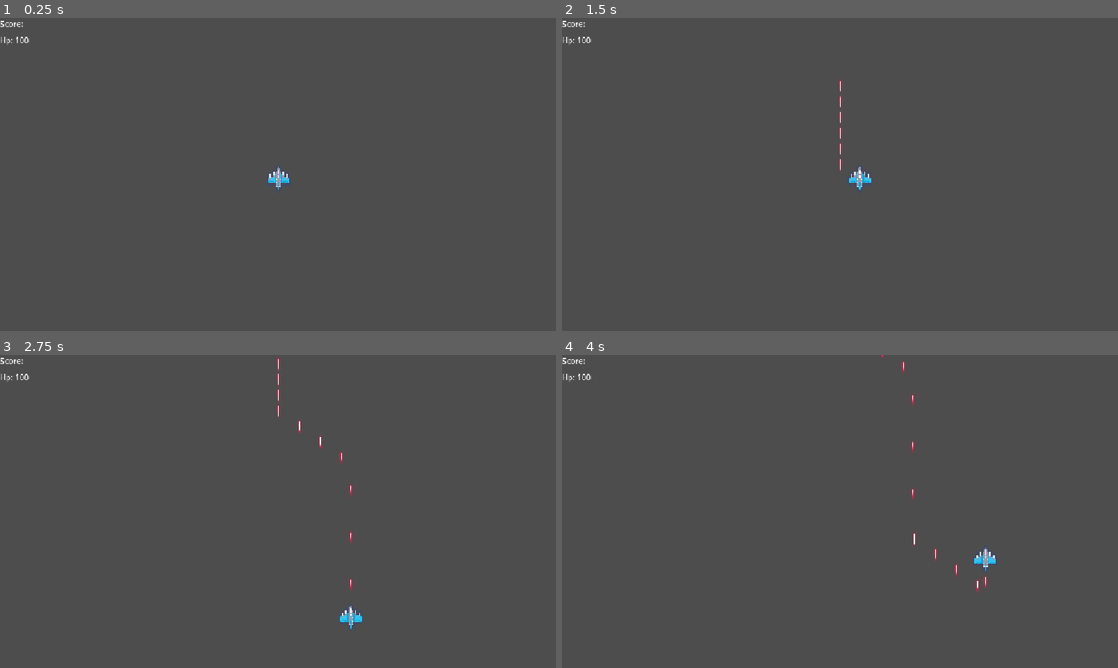
Above: before the commit, frames 1-4 (two rows, left to right).
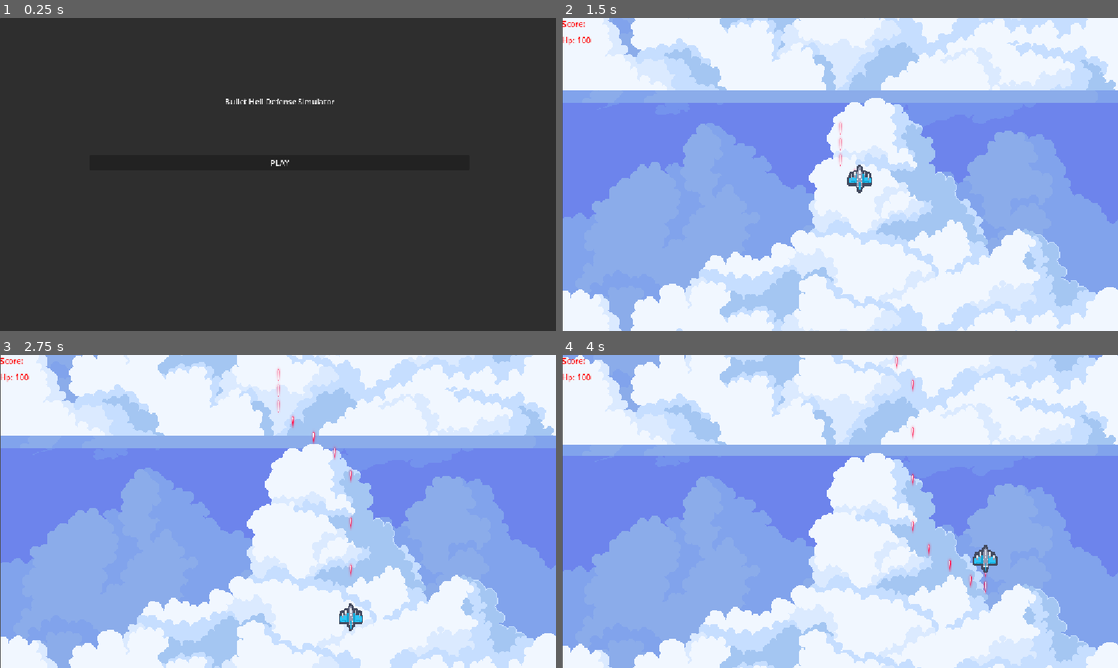
Above: after the commit, the same moments.

Repository: CuttSuki/sky-bullet-hell
Game: Godot game, scene res://Scenes/intro.tscn
Two runs of this game, one before a commit and one after it. Both use one fixed random seed, a clock stepped at 60 frames per second and the inputs below. Before the commit the project starts from res://Scenes/main.tscn. Sound files missing from this copy of the repository are replaced by a short silence.
Inputs (mouse positions are in pixels of both pictures, inside the frame that each line leads up to):
- Up to frame 1 (0.25 s): no input
- Up to frame 2 (1.5 s): click (840, 161) at 0.5 s, where only the run after the commit has a clickable "PLAY"; hold Right (ui_right) from 1.28 s (still down)
- Up to frame 3 (2.75 s): release Right (ui_right) at 2.03 s; hold Down (ui_down) from 2.03 s (still down)
- Up to frame 4 (4 s): release Down (ui_down) at 2.78 s; hold Right (ui_right) 2.78-3.53 s; hold Up (ui_up) from 3.53 s (still down)

The runs differ from the first frame. In frame 1, 100% of the frame differs, in the area x 0-100%, y 0-100%; in frame 2, 100%; in frame 3, 100%; in frame 4, 100%.

Commit message:
Update: Release Build

Diff:
--- a/Scenes/BulletPatterns/bullet_pattern_shotgun.gd
+++ b/Scenes/BulletPatterns/bullet_pattern_shotgun.gd
@@ -3,7 +3,7 @@
 @export var num_of_hits: int = 1
 @export var multi_cd: float = 0.5
 func _ready() -> void:
-	num_of_hits = randi() % 3
+	num_of_hits = max(randi() % 3, 1)
 
 func _set_bullet():
 	var bullet_count := 10
--- a/Scenes/Bullets/bullet.tscn
+++ b/Scenes/Bullets/bullet.tscn
@@ -9,6 +9,7 @@
 [node name="Bullet" type="CharacterBody2D" unique_id=1866320969]
 collision_layer = 2
 script = ExtResource("1_qngn8")
+attack = 20
 speed = 100
 
 [node name="Sprite2D" type="Sprite2D" parent="." unique_id=727693937]
--- /dev/null
+++ b/Scenes/Bullets/bullet_2.tscn
@@ -0,0 +1,21 @@
+[gd_scene format=3 uid="uid://cki6vittnbker"]
+
+[ext_resource type="Script" uid="uid://dlj4b2gv2mm4o" path="res://Scripts/bullet.gd" id="1_ggbv4"]
+[ext_resource type="Texture2D" uid="uid://cief47vgmpuse" path="res://Assets/Sprites - Lasers Bullets #1 [66]v2.5/Laser Sprites/18.png" id="2_ggbv4"]
+
+[sub_resource type="RectangleShape2D" id="RectangleShape2D_hbcgk"]
+size = Vector2(23, 9)
+
+[node name="Bullet" type="CharacterBody2D" unique_id=1866320969]
+collision_layer = 2
+script = ExtResource("1_ggbv4")
+attack = 30
+speed = 400
+
+[node name="Sprite2D" type="Sprite2D" parent="." unique_id=727693937]
+scale = Vector2(0.1, 0.1)
+texture = ExtResource("2_ggbv4")
+
+[node name="CollisionShape2D" type="CollisionShape2D" parent="." unique_id=582703938]
+position = Vector2(-0.5, -0.5)
+shape = SubResource("RectangleShape2D_hbcgk")
--- /dev/null
+++ b/Scenes/Bullets/player_bullet.tscn
@@ -0,0 +1,21 @@
+[gd_scene format=3 uid="uid://cq3jeg81fl6mo"]
+
+[ext_resource type="Script" uid="uid://dlj4b2gv2mm4o" path="res://Scripts/bullet.gd" id="1_c845f"]
+[ext_resource type="Texture2D" uid="uid://bsip8o8jglbri" path="res://Assets/Sprites - Lasers Bullets #1 [66]v2.5/Laser Sprites/14.png" id="2_ljjqt"]
+
+[sub_resource type="RectangleShape2D" id="RectangleShape2D_hbcgk"]
+size = Vector2(23, 9)
+
+[node name="PlayerBullet" type="CharacterBody2D" unique_id=1866320969]
+collision_layer = 2
+script = ExtResource("1_c845f")
+attack = 40
+speed = 100
+
+[node name="Sprite2D" type="Sprite2D" parent="." unique_id=727693937]
+scale = Vector2(0.1, 0.1)
+texture = ExtResource("2_ljjqt")
+
+[node name="CollisionShape2D" type="CollisionShape2D" parent="." unique_id=582703938]
+position = Vector2(-0.5, -0.5)
+shape = SubResource("RectangleShape2D_hbcgk")
--- a/Scenes/Enemies/ship_1.tscn
+++ b/Scenes/Enemies/ship_1.tscn
@@ -1,15 +1,19 @@
 [gd_scene format=3 uid="uid://c2eoe5l4bn2nr"]
 
 [ext_resource type="Script" uid="uid://dltu56lx3mmwt" path="res://Scripts/enemy.gd" id="1_dyd8j"]
-[ext_resource type="Texture2D" uid="uid://brc5l88cq8b3r" path="res://Assets/kenney_pixelshmup/towerDefense_tile271.png" id="2_nx1jl"]
+[ext_resource type="Texture2D" uid="uid://bbmilv4oms24b" path="res://Assets/kenney_pixelshmup/Ships/basic_enemy_red.png" id="2_dyd8j"]
 [ext_resource type="Script" uid="uid://cc4ltkvit2kop" path="res://Scripts/bullet_pattern.gd" id="3_2bcja"]
 [ext_resource type="PackedScene" uid="uid://cf7f1gbvaydjs" path="res://Scenes/Bullets/bullet.tscn" id="4_jc5cp"]
+
+[sub_resource type="AtlasTexture" id="AtlasTexture_nx1jl"]
+atlas = ExtResource("2_dyd8j")
+region = Rect2(0, 0, 32, 32)
 
 [sub_resource type="SpriteFrames" id="SpriteFrames_613su"]
 animations = [{
 "frames": [{
 "duration": 1.0,
-"texture": ExtResource("2_nx1jl")
+"texture": SubResource("AtlasTexture_nx1jl")
 }],
 "loop": 1,
 "name": &"default",
@@ -26,7 +30,7 @@
 hurt_box = NodePath("Hurtbox")
 
 [node name="AnimatedSprite2D" type="AnimatedSprite2D" parent="." unique_id=1005584875]
-scale = Vector2(0.3, 0.221)
+scale = Vector2(0.8, 0.589)
 sprite_frames = SubResource("SpriteFrames_613su")
 
 [node name="Hurtbox" type="Area2D" parent="." unique_id=537899828]
--- /dev/null
+++ b/Scenes/Enemies/ship_3.tscn
@@ -0,0 +1,69 @@
+[gd_scene format=3 uid="uid://cyr2ten7sxsqh"]
+
+[ext_resource type="Script" uid="uid://dltu56lx3mmwt" path="res://Scripts/enemy.gd" id="1_jd1cp"]
+[ext_resource type="Texture2D" uid="uid://carr4jqi7y6yf" path="res://Assets/kenney_pixelshmup/Ships/yellow_ship.png" id="2_jd1cp"]
+[ext_resource type="Script" uid="uid://c64qic8rd8hn0" path="res://Scripts/enemy_3_bullet_pattern.gd" id="3_jd1cp"]
+[ext_resource type="PackedScene" uid="uid://cki6vittnbker" path="res://Scenes/Bullets/bullet_2.tscn" id="4_jd1cp"]
+
+[sub_resource type="AtlasTexture" id="AtlasTexture_q2epq"]
+atlas = ExtResource("2_jd1cp")
+region = Rect2(0, 0, 32, 32)
+
+[sub_resource type="SpriteFrames" id="SpriteFrames_613su"]
+animations = [{
+"frames": [{
+"duration": 1.0,
+"texture": SubResource("AtlasTexture_q2epq")
+}],
+"loop": 1,
+"name": &"default",
+"speed": 5.0
+}]
+
+[sub_resource type="RectangleShape2D" id="RectangleShape2D_hbcgk"]
+size = Vector2(27, 28.666668)
+
+[node name="Enemy3" type="CharacterBody2D" unique_id=1445541414 node_paths=PackedStringArray("hurt_box")]
+scale = Vector2(2, 2)
+script = ExtResource("1_jd1cp")
+hp = 200
+speed = 30
+hurt_box = NodePath("Hurtbox")
+
+[node name="AnimatedSprite2D" type="AnimatedSprite2D" parent="." unique_id=1005584875]
+scale = Vector2(0.8, 0.589)
+sprite_frames = SubResource("SpriteFrames_613su")
+
+[node name="Hurtbox" type="Area2D" parent="." unique_id=537899828]
+collision_mask = 3
+
+[node name="CollisionShape2D" type="CollisionShape2D" parent="Hurtbox" unique_id=2098213323]
+shape = SubResource("RectangleShape2D_hbcgk")
+
+[node name="RapidFireBulletPattern" type="Node2D" parent="." unique_id=257227781 node_paths=PackedStringArray("parent", "aim_group")]
+script = ExtResource("3_jd1cp")
+num_of_hits = 5
+multi_cd = 0.2
+parent = NodePath("..")
+bullet_path = ExtResource("4_jd1cp")
+cooldown = 4.0
+aim_group = NodePath("../AimGroup")
+metadata/_custom_type_script = "uid://cc4ltkvit2kop"
+
+[node name="AimGroup" type="Node2D" parent="." unique_id=628360709]
+
+[node name="Marker2D" type="Marker2D" parent="AimGroup" unique_id=1696073129]
+position = Vector2(4.6666665, -6.666667)
+scale = Vector2(0.1, 0.1)
+
+[node name="Marker2D2" type="Marker2D" parent="AimGroup" unique_id=755536756]
+position = Vector2(4.666667, -4.666667)
+scale = Vector2(0.1, 0.1)
+
+[node name="Marker2D3" type="Marker2D" parent="AimGroup" unique_id=1894981244]
+position = Vector2(4.6666665, 4.666667)
+scale = Vector2(0.1, 0.1)
+
+[node name="Marker2D4" type="Marker2D" parent="AimGroup" unique_id=262940726]
+position = Vector2(4.666667, 6.666667)
+scale = Vector2(0.1, 0.1)
--- a/Scenes/Item/healing_item.tscn
+++ b/Scenes/Item/healing_item.tscn
@@ -21,7 +21,7 @@
 }]
 
 [node name="HealingItem" type="CharacterBody2D" unique_id=782139051]
-scale = Vector2(0.2, 0.2)
+scale = Vector2(0.5, 0.5)
 collision_layer = 4
 script = ExtResource("1_hv1w1")
 heal_amount = 10
--- a/Scenes/Item/large_healing_item.tscn
+++ b/Scenes/Item/large_healing_item.tscn
@@ -21,7 +21,7 @@
 }]
 
 [node name="LargeHealingItem" type="CharacterBody2D" unique_id=782139051]
-scale = Vector2(0.2, 0.2)
+scale = Vector2(0.5, 0.5)
 collision_layer = 4
 script = ExtResource("1_v4blx")
 heal_amount = 70
--- a/Scenes/Item/medium_healing_item.tscn
+++ b/Scenes/Item/medium_healing_item.tscn
@@ -21,7 +21,7 @@
 }]
 
 [node name="MediumHealingItem" type="CharacterBody2D" unique_id=782139051]
-scale = Vector2(0.2, 0.2)
+scale = Vector2(0.5, 0.5)
 collision_layer = 4
 script = ExtResource("1_jyxpf")
 heal_amount = 50
--- /dev/null
+++ b/Scenes/audio_manager.tscn
@@ -0,0 +1,6 @@
+[gd_scene format=3 uid="uid://b7axk1gcc8drs"]
+
+[ext_resource type="Script" uid="uid://blmphl6wqjdb3" path="res://Scripts/audio_manager.gd" id="1_sm2tf"]
+
+[node name="AudioManager" type="Node2D" unique_id=1987600058]
+script = ExtResource("1_sm2tf")
--- /dev/null
+++ b/Scenes/intro.tscn
@@ -0,0 +1,34 @@
+[gd_scene format=3 uid="uid://c4ws54u4uu8m3"]
+
+[ext_resource type="Script" uid="uid://c07erl6la7n00" path="res://Scripts/play_button.gd" id="1_b226h"]
+
+[node name="Intro" type="Node2D" unique_id=237775218]
+
+[node name="BackgroundPanel" type="Panel" parent="." unique_id=592855371]
+offset_right = 1158.0
+offset_bottom = 656.0
+
+[node name="VBoxContainer" type="VBoxContainer" parent="BackgroundPanel" unique_id=65932018]
+layout_mode = 1
+anchors_preset = 8
+anchor_left = 0.5
+anchor_top = 0.5
+anchor_right = 0.5
+anchor_bottom = 0.5
+offset_left = -393.5
+offset_top = -167.5
+offset_right = 393.5
+offset_bottom = 167.5
+grow_horizontal = 2
+grow_vertical = 2
+theme_override_constants/separation = 100
+
+[node name="Label" type="Label" parent="BackgroundPanel/VBoxContainer" unique_id=642020387]
+layout_mode = 2
+text = "Bullet Hell Defense Simulator"
+horizontal_alignment = 1
+
+[node name="PlayButton" type="Button" parent="BackgroundPanel/VBoxContainer" unique_id=535224757]
+layout_mode = 2
+text = "PLAY"
+script = ExtResource("1_b226h")
--- a/Scenes/main.tscn
+++ b/Scenes/main.tscn
@@ -6,7 +6,11 @@
 [ext_resource type="PackedScene" uid="uid://daduprsugw5uw" path="res://Scenes/parallax.tscn" id="2_21xkr"]
 [ext_resource type="PackedScene" uid="uid://bygahut4l3wc8" path="res://Scenes/BulletPatterns/bullet_pattern.tscn" id="3_8gbba"]
 [ext_resource type="Script" uid="uid://bdu3cmi16l2ky" path="res://Scripts/hud.gd" id="5_kry3j"]
+[ext_resource type="PackedScene" uid="uid://cq3jeg81fl6mo" path="res://Scenes/Bullets/player_bullet.tscn" id="6_344ge"]
 [ext_resource type="Script" uid="uid://bdwgmispe0nwy" path="res://Scripts/item_spawner.gd" id="7_6bp64"]
+[ext_resource type="PackedScene" uid="uid://d37jcjdtfhvuh" path="res://Scenes/Item/healing_item.tscn" id="9_d1ilt"]
+[ext_resource type="PackedScene" uid="uid://dcnt6r8tgnq8g" path="res://Scenes/Item/medium_healing_item.tscn" id="10_6iyac"]
+[ext_resource type="PackedScene" uid="uid://bst62nw2f4iat" path="res://Scenes/Item/large_healing_item.tscn" id="11_fdnlq"]
 
 [sub_resource type="RectangleShape2D" id="RectangleShape2D_hbcgk"]
 size = Vector2(1164, 119)
@@ -17,14 +21,14 @@
 spawner = NodePath("Spawner")
 
 [node name="Parallax" parent="." unique_id=1746295835 instance=ExtResource("2_21xkr")]
-visible = false
 z_index = -4096
 position = Vector2(-8, 161)
 
-[node name="Spawner" type="Node2D" parent="." unique_id=1027306665 node_paths=PackedStringArray("leftmost_side", "rightmost_side")]
+[node name="Spawner" type="Node2D" parent="." unique_id=1027306665 node_paths=PackedStringArray("leftmost_side", "rightmost_side", "player")]
 script = ExtResource("1_bo1nx")
 leftmost_side = NodePath("../Leftmost")
 rightmost_side = NodePath("../Rightmost")
+player = NodePath("../Player")
 
 [node name="Camera2D" type="Camera2D" parent="." unique_id=900103943]
 position = Vector2(569, 383)
@@ -46,6 +50,7 @@
 
 [node name="BulletPattern" parent="Player" unique_id=293320585 node_paths=PackedStringArray("parent") instance=ExtResource("3_8gbba")]
 parent = NodePath("..")
+bullet_path = ExtResource("6_344ge")
 cooldown = 0.2
 
 [node name="Leftmost" type="Marker2D" parent="." unique_id=1643954452]
@@ -54,11 +59,14 @@
 [node name="Rightmost" type="Marker2D" parent="." unique_id=73682019]
 position = Vector2(1120, 14)
 
-[node name="HUD" type="CanvasLayer" parent="." unique_id=1585939451 node_paths=PackedStringArray("health_info", "score_info", "player")]
+[node name="HUD" type="CanvasLayer" parent="." unique_id=1585939451 node_paths=PackedStringArray("health_info", "score_info", "player", "game_over_panel", "total_score", "reset_button")]
 script = ExtResource("5_kry3j")
 health_info = NodePath("VBoxContainer/Health")
 score_info = NodePath("VBoxContainer/Score")
 player = NodePath("../Player")
+game_over_panel = NodePath("GameOverPanel")
+total_score = NodePath("GameOverPanel/VBoxContainer/TotalScore")
+reset_button = NodePath("GameOverPanel/VBoxContainer/ResetButton")
 
 [node name="VBoxContainer" type="VBoxContainer" parent="HUD" unique_id=1394326816]
 offset_right = 357.0
@@ -67,12 +75,57 @@
 [node name="Score" type="RichTextLabel" parent="HUD/VBoxContainer" unique_id=2022259971]
 custom_minimum_size = Vector2(10, 30)
 layout_mode = 2
+theme_override_colors/default_color = Color(1, 0, 0, 1)
 text = "Score:"
 
 [node name="Health" type="RichTextLabel" parent="HUD/VBoxContainer" unique_id=1253662129]
 custom_minimum_size = Vector2(10, 30)
 layout_mode = 2
+theme_override_colors/default_color = Color(1, 0, 0, 1)
 text = "Hp:"
+
+[node name="GameOverPanel" type="Panel" parent="HUD" unique_id=1748623419]
+anchors_preset = 8
+anchor_left = 0.5
+anchor_top = 0.5
+anchor_right = 0.5
+anchor_bottom = 0.5
+offset_left = -322.0
+offset_top = -218.0
+offset_right = 322.0
+offset_bottom = 218.0
+grow_horizontal = 2
+grow_vertical = 2
+size_flags_horizontal = 4
+
+[node name="VBoxContainer" type="VBoxContainer" parent="HUD/GameOverPanel" unique_id=342741606]
+layout_mode = 1
+anchors_preset = 8
+anchor_left = 0.5
+anchor_top = 0.5
+anchor_right = 0.5
+anchor_bottom = 0.5
+offset_left = -211.5
+offset_top = -113.5
+offset_right = 211.5
+offset_bottom = 113.5
+grow_horizontal = 2
+grow_vertical = 2
+alignment = 1
+
+[node name="Label" type="Label" parent="HUD/GameOverPanel/VBoxContainer" unique_id=278597546]
+layout_mode = 2
+text = "Game Over!"
+horizontal_alignment = 1
+
+[node name="TotalScore" type="Label" parent="HUD/GameOverPanel/VBoxContainer" unique_id=710504244]
+layout_mode = 2
+text = "Score: "
+horizontal_alignment = 1
+
+[node name="ResetButton" type="Button" parent="HUD/GameOverPanel/VBoxContainer" unique_id=757601601]
+layout_mode = 2
+text = "RESET"
 
 [node name="ItemContainer" type="Node2D" parent="." unique_id=967175968]
 
@@ -81,3 +134,4 @@
 item_container = NodePath("../ItemContainer")
 leftmost_side = NodePath("../Leftmost")
 rightmost_side = NodePath("../Rightmost")
+item_array = Array[PackedScene]([ExtResource("9_d1ilt"), ExtResource("10_6iyac"), ExtResource("11_fdnlq")])
--- a/Scenes/player.tscn
+++ b/Scenes/player.tscn
@@ -15,7 +15,7 @@
 }]
 
 [sub_resource type="RectangleShape2D" id="RectangleShape2D_hbcgk"]
-size = Vector2(4, 6)
+size = Vector2(4, 4)
 
 [node name="Player" type="CharacterBody2D" unique_id=62100894 node_paths=PackedStringArray("hurt_box")]
 script = ExtResource("1_cvnsp")
--- /dev/null
+++ b/Scripts/audio_manager.gd
@@ -0,0 +1,14 @@
+extends Node2D
+class_name AudioManagerGlobal
+
+
+
+
+func play_sfx(sfx: String):
+	var audio_stream_player: AudioStreamPlayer2D = AudioStreamPlayer2D.new()
+	add_child(audio_stream_player)
+	audio_stream_player.stream = load(sfx)
+	audio_stream_player.play()
+	audio_stream_player.volume_db = -30
+	await audio_stream_player.finished
+	audio_stream_player.queue_free()
--- a/Scripts/bullet_pattern.gd
+++ b/Scripts/bullet_pattern.gd
@@ -4,7 +4,9 @@
 @export var bullet_path: PackedScene
 @export var cooldown: float = 3
 @export var next_bullet_pattern: BulletPattern
+@export var bullet_sfx: String =  "res://Assets/NintendoSFX/1/Laser_Shoot9.wav"
 @export var container: Node
+@export var aim_group: Node2D
 var timeSinceLastCooldown: float
 
 
@@ -17,7 +19,13 @@
 	bullet.global_position = parent.global_position
 	bullet.direction = Vector2.RIGHT.rotated(parent.global_rotation)
 	bullet.rotation = bullet.direction.angle()
+
+	AudioManager.play_sfx(bullet_sfx)
 	BulletContainer.add_child(bullet)
+
+
+
+
 
 func _physics_process(delta: float) -> void:
 	if not parent:
--- a/Scripts/enemy.gd
+++ b/Scripts/enemy.gd
@@ -23,3 +23,4 @@
 func _on_body_entered(body: Node2D):
 	if body.is_in_group("player_bullet"):
 		_take_damage(body.attack)
+		body.queue_free()
--- /dev/null
+++ b/Scripts/enemy_3_bullet_pattern.gd
@@ -0,0 +1,18 @@
+extends ShotgunBulletPattern
+class_name RapidFireBulletPattern
+
+
+func _set_bullet():
+	for i in range(num_of_hits):
+		for marker: Marker2D in aim_group.get_children():
+			var bullet: Bullet = bullet_path.instantiate()
+			if parent is Enemy:
+				bullet.add_to_group("enemy_bullet")
+			elif parent is Player:
+				bullet.add_to_group("player_bullet")
+			BulletContainer.add_child(bullet)
+			bullet.global_position = marker.global_position
+			bullet.scale = parent.scale
+			bullet.direction = Vector2.RIGHT.rotated(parent.global_rotation)
+			bullet.rotation = bullet.direction.angle()
+		await get_tree().create_timer(multi_cd).timeout
--- a/Scripts/hud.gd
+++ b/Scripts/hud.gd
@@ -3,12 +3,20 @@
 @export var health_info: RichTextLabel
 @export var score_info: RichTextLabel
 @export var player: Player
+@export var game_over_panel: Panel
+@export var total_score: Label
+@export var reset_button: Button
 
 
 func _ready() -> void:
+	game_over_panel.visible = false
+	player.game_over.connect(_on_game_over)
 	player.health_changed.connect(_on_health_changed)
 	player.score_updated.connect(_on_score_updated)
-
+	reset_button.pressed.connect(func():
+		get_tree().paused  = false
+		get_tree().reload_current_scene()
+		)
 
 
 func _on_score_updated(score: int):
@@ -16,3 +24,8 @@
 
 func _on_health_changed(health: int):
 	health_info.text = "Hp: %s" % health
+
+func _on_game_over():
+	game_over_panel.visible = true
+	total_score.text = score_info.text
+	get_tree().paused = true
--- a/Scripts/item_spawner.gd
+++ b/Scripts/item_spawner.gd
@@ -3,12 +3,14 @@
 @export var item_container: Node2D
 @export var leftmost_side: Marker2D
 @export var rightmost_side: Marker2D
+const ITEM_SCENE_DIR: String = "res://Scenes/Item/"
+@export var item_array: Array[PackedScene] = []
 
 
 func _ready() -> void:
 	while true:
-		var item: Item = load("res://Scenes/Item/healing_item.tscn").instantiate()
+		var item: Item = item_array.pick_random().instantiate()
 		item.position.x = randf_range(leftmost_side.position.x, rightmost_side.position.x)
 		item.position.y = leftmost_side.position.y
 		item_container.add_child(item)
-		await get_tree().create_timer(5).timeout
+		await get_tree().create_timer(10).timeout
--- a/Scripts/main.gd
+++ b/Scripts/main.gd
@@ -2,6 +2,7 @@
 class_name Main
 @export var despawn_area: Area2D
 @export var spawner: Node2D
+
 
 func _ready() -> void:
 	despawn_area.body_entered.connect(_on_body_entered)
--- /dev/null
+++ b/Scripts/play_button.gd
@@ -0,0 +1,6 @@
+extends Button
+
+func _ready() -> void:
+	pressed.connect(func():
+		get_tree().change_scene_to_file("res://Scenes/main.tscn")
+		)
--- a/Scripts/player.gd
+++ b/Scripts/player.gd
@@ -11,6 +11,7 @@
 signal health_changed(health: int)
 signal score_updated (score: int)
 signal game_over
+
 func _ready() -> void:
 	current_hp = max_hp
 	health_changed.emit.call_deferred(current_hp)
@@ -28,7 +29,7 @@
 	direction = Input.get_vector("ui_left", "ui_right", "ui_up", "ui_down")
 	velocity = direction * SPEED * additional_speed
 	move_and_slide()
-	if current_hp < 0:
+	if current_hp <= 0:
 		game_over.emit()
 
 func _take_damage(amount: int):
@@ -41,5 +42,7 @@
 		_take_damage(body.attack)
 	if body is Item:
 		body.interact_item(self)
+		AudioManager.play_sfx("res://Assets/NintendoSFX/1/Powerup14.wav")
+	current_hp = clamp(current_hp, 0, max_hp)
 	health_changed.emit(current_hp)
 	body.queue_free()
--- a/Scripts/spawner.gd
+++ b/Scripts/spawner.gd
@@ -3,21 +3,29 @@
 
 @export var leftmost_side: Marker2D
 @export var rightmost_side: Marker2D
+@export var player: Player
 var time_elapsed: float
 var spawn_data: Dictionary = {
 	"ship_1": {
 		"base":100,
-		"step": -0.1,
+		"step": -0.5,
 		"min": 10,
-		"max_count": 5,
+		"max_count": 3,
 		"delay": 5
 	},
 	"ship_2": {
-		"base": 20,
-		"step": 0.3,
+		"base": 30,
+		"step": 0.5,
 		"max": 100,
 		"max_count": 3,
 		"delay": 8
+	},
+	"ship_3": {
+		"base": 20,
+		"step": 1,
+		"max": 100,
+		"max_count": 5,
+		"delay": 5
 	}
 }
 
@@ -38,7 +46,7 @@
 			if can_spawn:
 				for i in range(randi() % ship_spawn_data.get("max_count", 1)):
 					var enemy_ship: Enemy = load("res://Scenes/Enemies/%s.tscn" % ship_name).instantiate()
-					enemy_ship.position.x = randf_range(leftmost_side.position.x, rightmost_side.position.x) * i
+					enemy_ship.position.x = randf_range(leftmost_side.position.x + player.position.x , rightmost_side.position.x - player.position.x)
 					enemy_ship.position.y = rightmost_side.position.y
 					add_child(enemy_ship)
 			)
--- a/project.godot
+++ b/project.godot
@@ -11,18 +11,19 @@
 [application]
 
 config/name="sky-bullet-hell"
-run/main_scene="uid://dqdik6018t5h"
+run/main_scene="uid://c4ws54u4uu8m3"
 config/features=PackedStringArray("4.7", "GL Compatibility")
 config/icon="res://icon.svg"
 
 [autoload]
 
 BulletContainer="*uid://biaypebcfwswu"
+AudioManager="*uid://b7axk1gcc8drs"
 
 [display]
 
+window/size/mode=2
 window/stretch/mode="canvas_items"
-window/stretch/aspect="expand"
 
 [physics]
 
Not shown, added: Assets/NintendoSFX/1/Blip_Select.wav.import
Not shown, added: Assets/NintendoSFX/1/Blip_Select10.wav.import
Not shown, added: Assets/NintendoSFX/1/Blip_Select11.wav.import
Not shown, added: Assets/NintendoSFX/1/Blip_Select12.wav.import
Not shown, added: Assets/NintendoSFX/1/Blip_Select13.wav.import
Not shown, added: Assets/NintendoSFX/1/Blip_Select14.wav.import
Not shown, added: Assets/NintendoSFX/1/Blip_Select15.wav.import
Not shown, added: Assets/NintendoSFX/1/Blip_Select16.wav.import
Not shown, added: Assets/NintendoSFX/1/Blip_Select17.wav.import
Not shown, added: Assets/NintendoSFX/1/Blip_Select18.wav.import
Not shown, added: Assets/NintendoSFX/1/Blip_Select19.wav.import
Not shown, added: Assets/NintendoSFX/1/Blip_Select2.wav.import
(and 532 more such lines)
